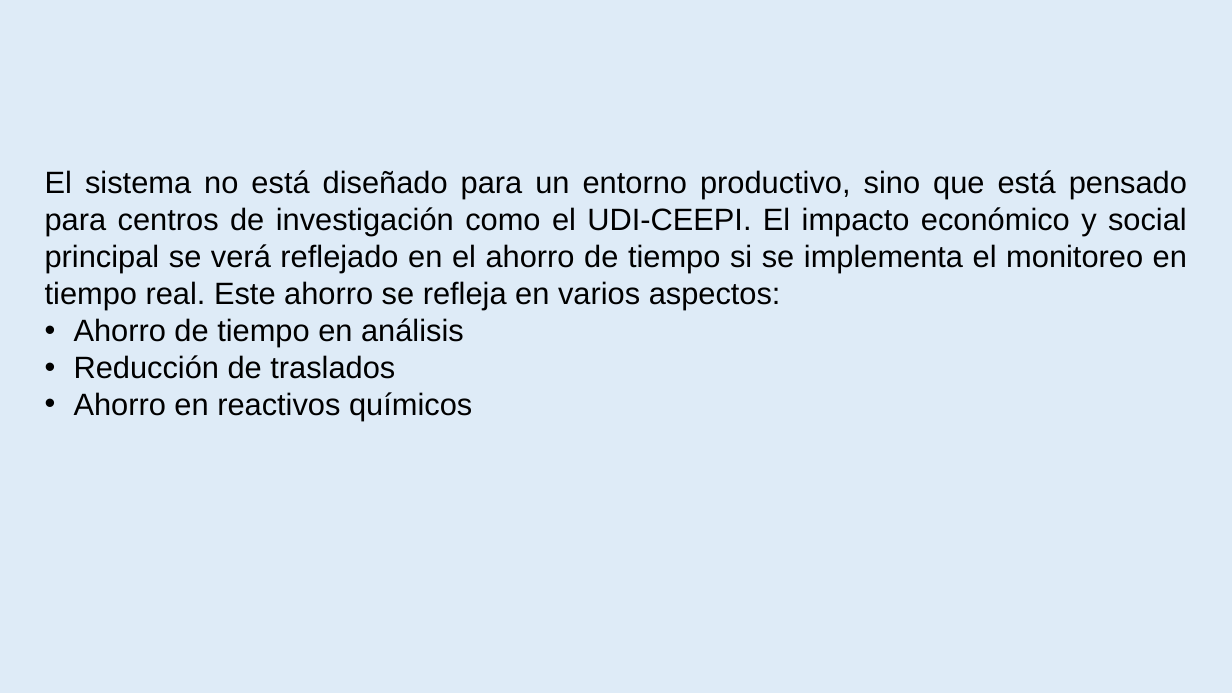
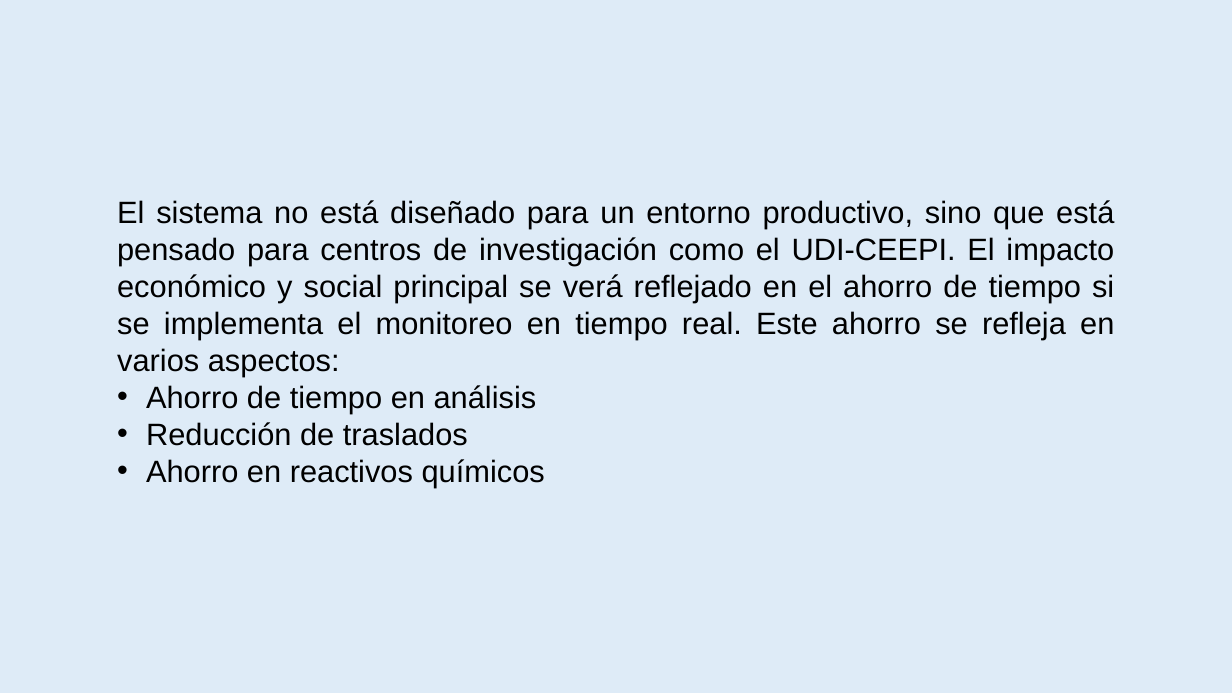
Before and after one commit to amypadron/prower_tesis, a slide deck: slide 67 of Digestión anaerobía.Original.pptx. Drawn at 1232x693 pixels with LibreOffice and Linux fonts; fonts in the diff are those of the drawing. Boxes give left, top, right and bottom in pixels: in the first picture for what was removed or moved away, otherwise in the second. Text is boxed around its words. In the diff, an @@ line names an element or a change of style, - is before the commit and + after.

```diff
--- a/Digestión anaerobía.Original.pptx
+++ b/Digestión anaerobía.Original.pptx
@@ text "El sistema no está diseñado ..." rewrapped from box(45, 170, 1187, 421) to box(117, 200, 1114, 488) @@
```
Also in this commit, not shown: 10 other slides changed.
